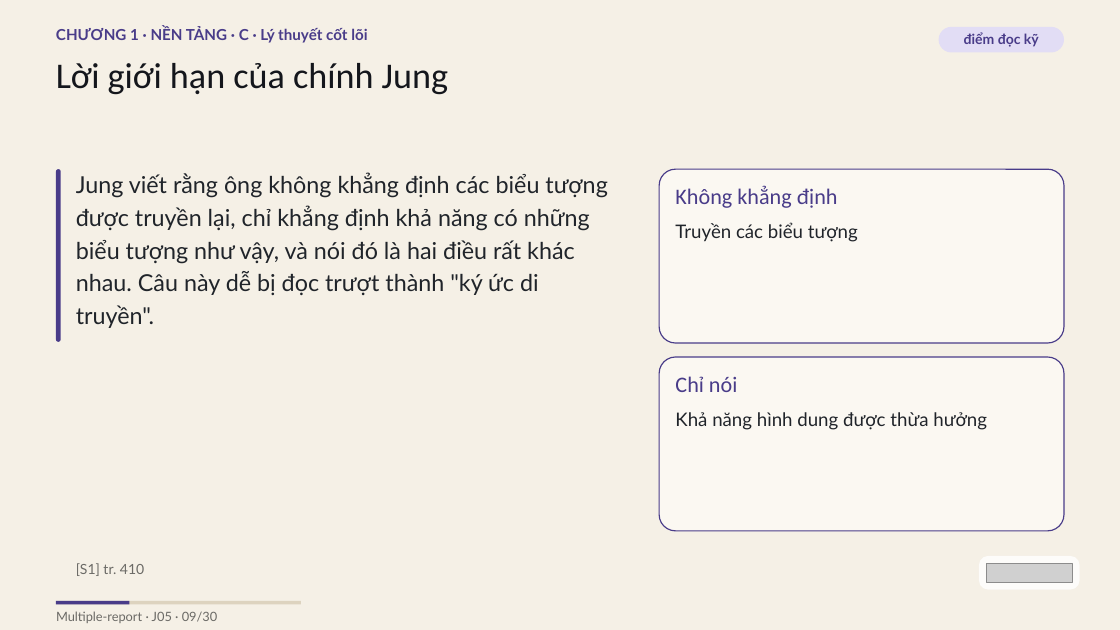
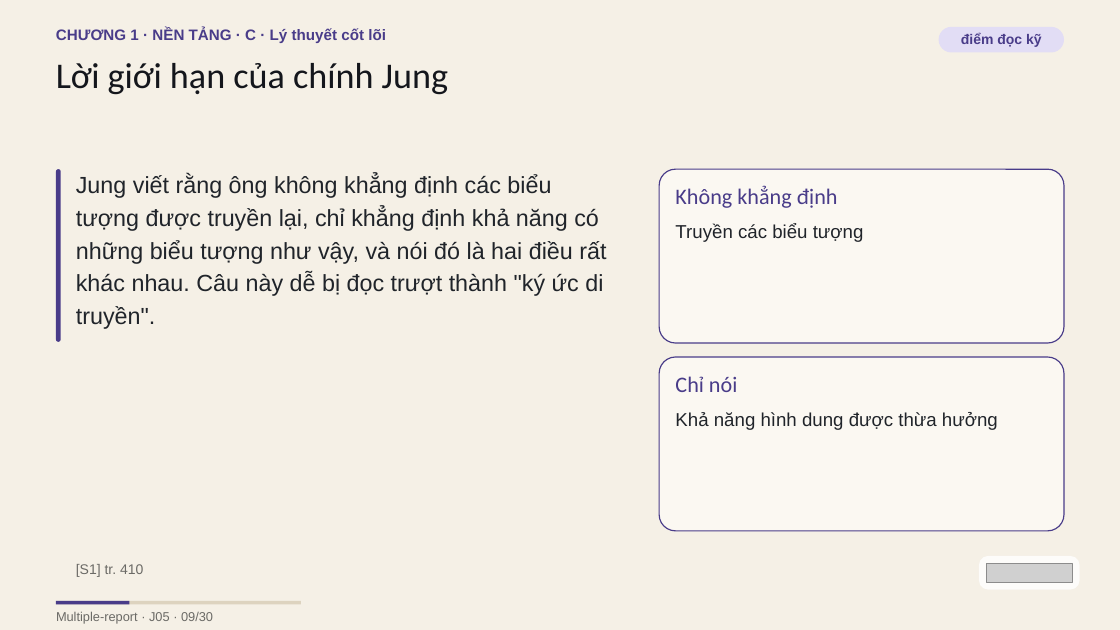
Before and after one commit to vohoailinh90/Multiple-report, a slide deck: slide 9 of psychology-knowledge/03-Carl-Gustav-Jung/visuals/j05.pptx. Drawn at 1120x630 pixels with LibreOffice and Linux fonts; fonts in the diff are those of the drawing; grey boxes stand for pictures. Boxes give left, top, right and bottom in pixels: in the first picture for what was removed or moved away, otherwise in the second. Text is boxed around its words. In the diff, an @@ line names an element or a change of style, - is before the commit and + after.

```diff
--- a/psychology-knowledge/03-Carl-Gustav-Jung/visuals/j05.pptx
+++ b/psychology-knowledge/03-Carl-Gustav-Jung/visuals/j05.pptx
@@ font Lato to Arial in 7 elements at (x1=56, y1=28, x2=386, y2=43), (x1=961, y1=33, x2=1042, y2=47), (x1=76, y1=175, x2=606, y2=329), (x1=675, y1=224, x2=864, y2=242), (x1=675, y1=412, x2=998, y2=430), (x1=76, y1=564, x2=143, y2=577), (x1=56, y1=611, x2=213, y2=624) @@
```
Also in this commit, not shown: 29 other slides changed, 5 other files.
